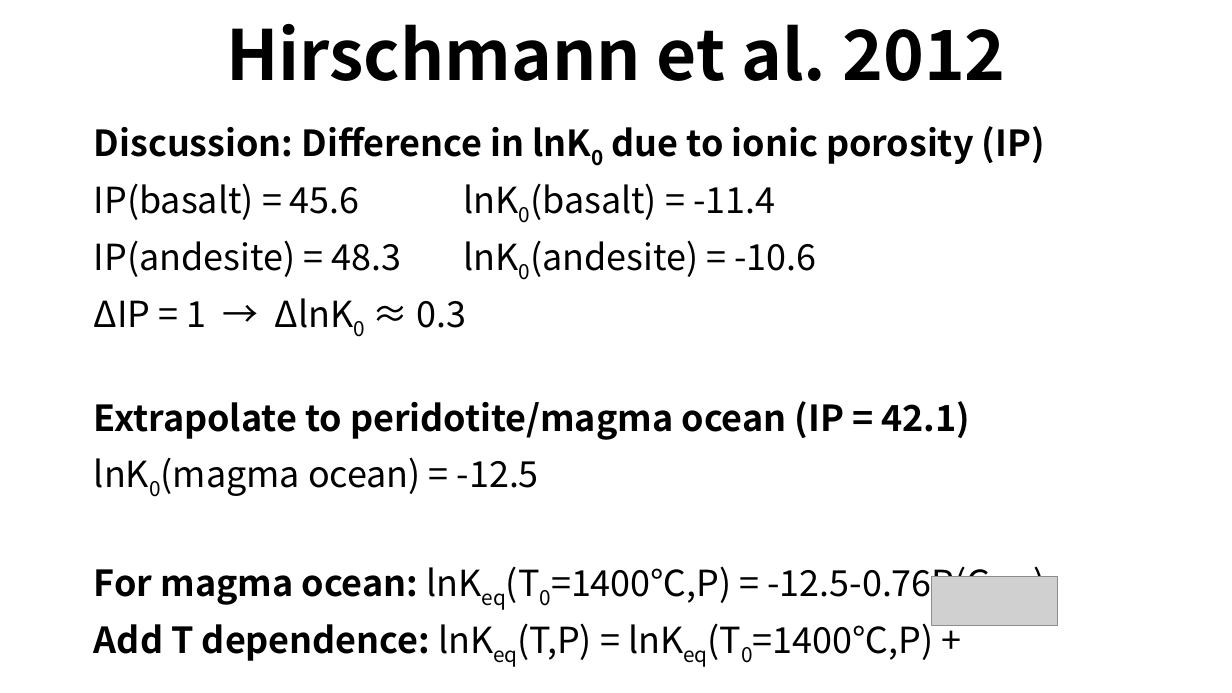
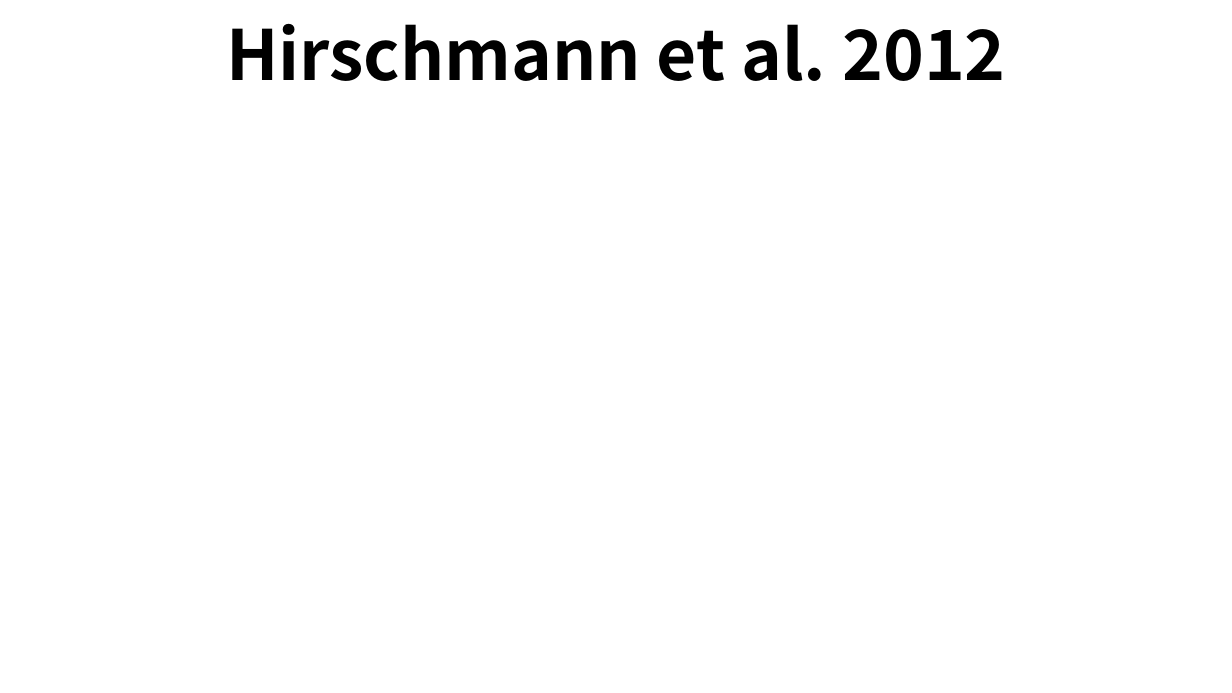
Before and after one commit to MZ-xyy/Outgassing-Project, a slide deck: slide 11 of Outgassing.pptx. Drawn at 1232x693 pixels with LibreOffice and Linux fonts; fonts in the diff are those of the drawing; grey boxes stand for pictures. Boxes give left, top, right and bottom in pixels: in the first picture for what was removed or moved away, otherwise in the second. Text is boxed around its words. In the diff, an @@ line names an element or a change of style, - is before the commit and + after.

```diff
--- a/Outgassing.pptx
+++ b/Outgassing.pptx
@@ text removed at [94, 126, 1045, 661] @@
-Discussion: Difference in lnK0 due to ionic porosity (IP)
-IP(basalt) = 45.6 lnK0(basalt) = -11.4
-IP(andesite) = 48.3 lnK0(andesite) = -10.6
-ΔIP = 1 → ΔlnK0 ≈ 0.3
-Extrapolate to peridotite/magma ocean (IP = 42.1)
-lnK0(magma ocean) = -12.5
-For magma ocean: lnKeq(T0=1400℃,P) = -12.5-0.76P(Gpa)
-Add T dependence: lnKeq(T,P) = lnKeq(T0=1400℃,P) +
@@ picture removed at [932, 577, 1057, 625] @@
```
Also in this commit, not shown: 5 other slides changed, 4 slides added.
